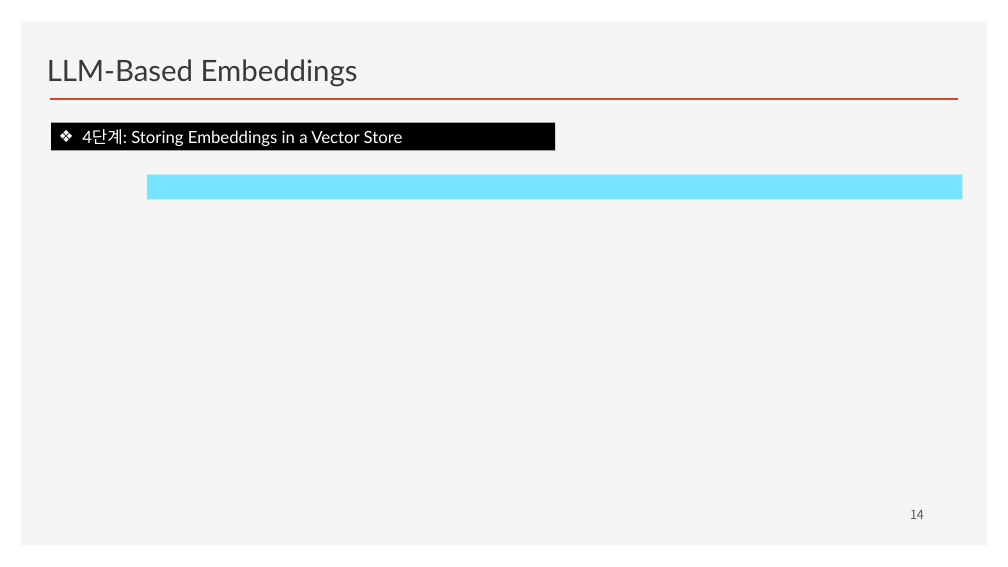
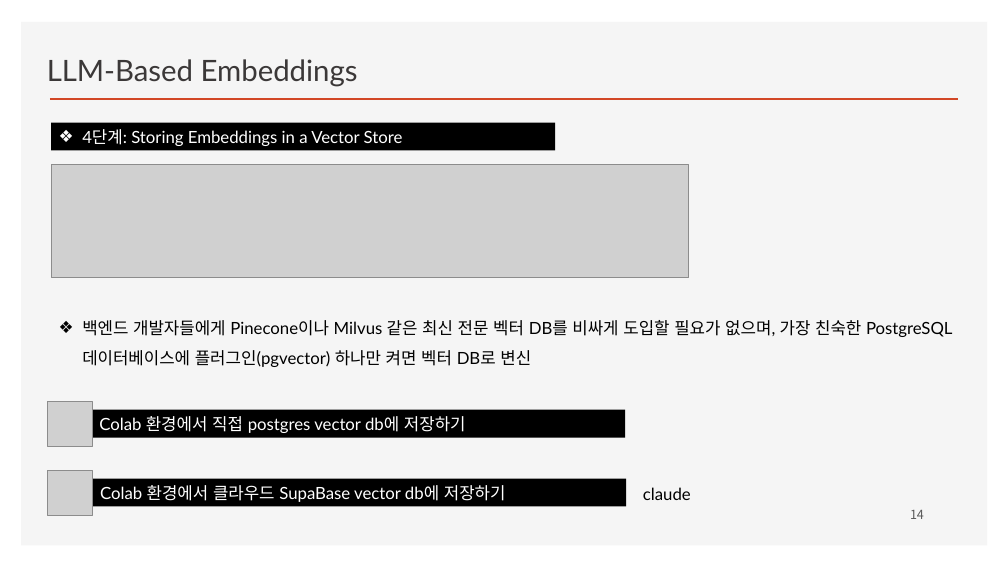
Before and after one commit to ancestor9/2026_Fall_Learning-Langchain-AI-Agent, a slide deck: slide 14 of CHAPTER 2 RAG Part I_Indexing Your Data.pptx. Drawn at 1008x567 pixels with LibreOffice and Linux fonts; fonts in the diff are those of the drawing; grey boxes stand for pictures; background and template pictures are left out. Boxes give left, top, right and bottom in pixels: in the first picture for what was removed or moved away, otherwise in the second. Text is boxed around its words. In the diff, an @@ line names an element or a change of style, - is before the commit and + after.

```diff
--- a/CHAPTER 2 RAG Part I_Indexing Your Data.pptx
+++ b/CHAPTER 2 RAG Part I_Indexing Your Data.pptx
@@ picture added at box(51, 165, 689, 278) @@
@@ rectangle removed at box(147, 175, 963, 200) @@
@@ text added at box(82, 320, 952, 367), 16 pt, text #000000 @@
+❖ 백엔드 개발자들에게 Pinecone이나 Milvus 같은 최신 전문 벡터 DB를 비싸게 도입할 필요가 없으며, 가장 친숙한 PostgreSQL 데이터베이스에 플러그인(pgvector) 하나만 켜면 벡터 DB로 변신
@@ picture added at box(47, 402, 91, 446) @@
@@ rectangle added at box(92, 410, 625, 438), fill #000000, 16 pt, text #FFFFFF @@
+Colab 환경에서 직접 postgres vector db에 저장하기
@@ picture added at box(48, 470, 92, 515) @@
@@ rectangle added at box(93, 479, 626, 507), fill #000000, 16 pt, text #FFFFFF @@
+Colab 환경에서 클라우드 SupaBase vector db에 저장하기
@@ text added at box(643, 487, 691, 500), 16 pt, text #000000 @@
+claude
```
Also in this commit, not shown: 5 slides added.
